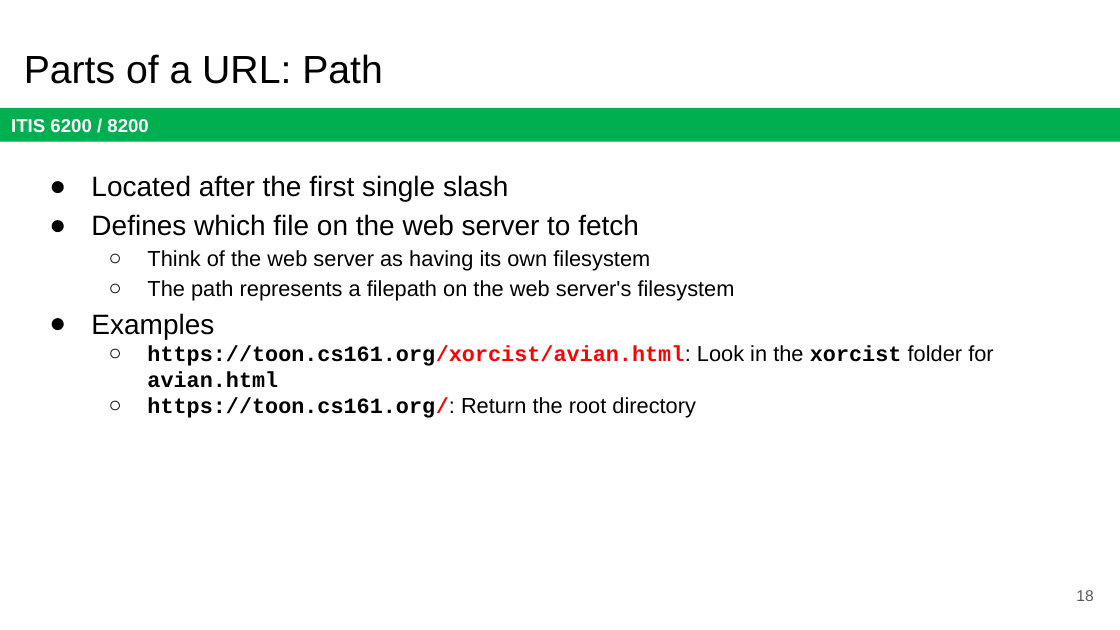
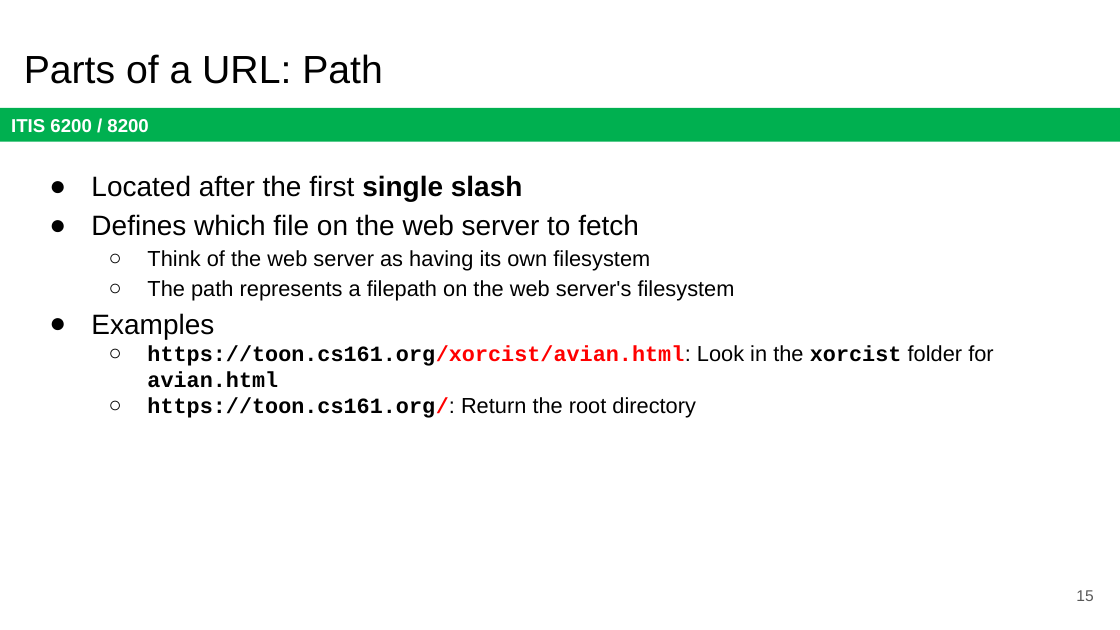
Before and after one commit to jx5c/github.io, a slide deck: slide 15 of teaching/ITIS6200/2023fa/lectures/lec10.pptx (slide 18 before the commit). Drawn at 1120x630 pixels with LibreOffice and Linux fonts; fonts in the diff are those of the drawing. Boxes give left, top, right and bottom in pixels: in the first picture for what was removed or moved away, otherwise in the second. Text is boxed around its words. In the diff, an @@ line names an element or a change of style, - is before the commit and + after.

```diff
--- a/teaching/ITIS6200/2023fa/lectures/lec10.pptx
+++ b/teaching/ITIS6200/2023fa/lectures/lec10.pptx
@@ text at <box>91,175,523,202</box>: bold on in "single slash" @@
@@ page number at <box>1076,590,1093,601</box>: text changed @@
-18
+15
```
Also in this commit, not shown: 1 other slide changed, 3 slides removed, 40 other files.
